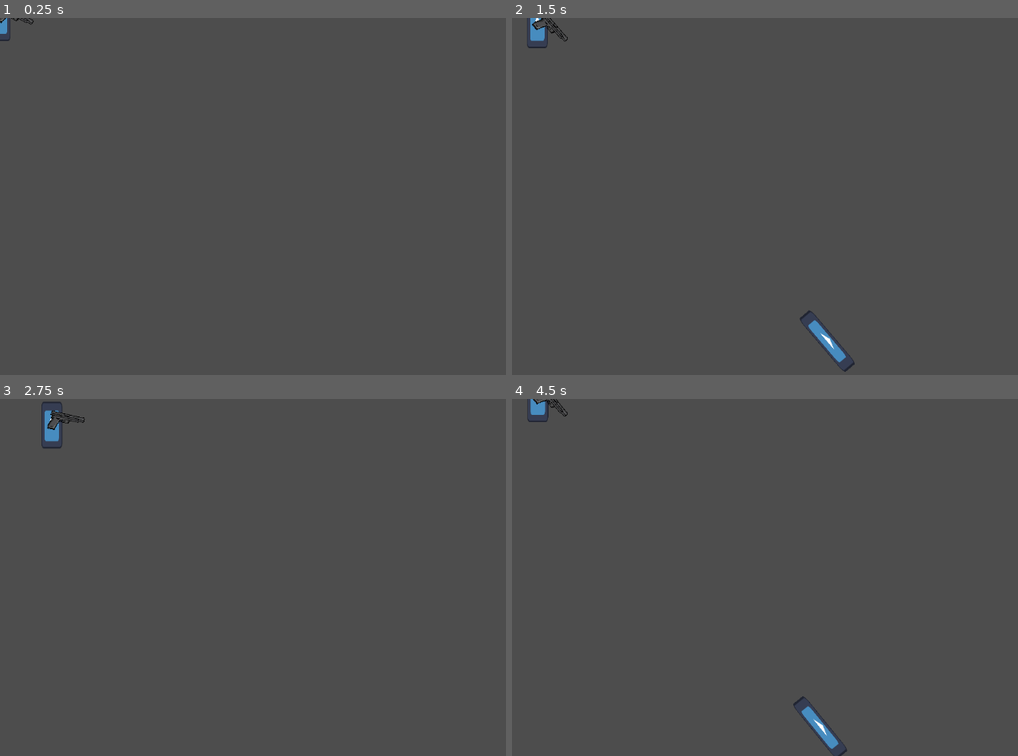
Above: before the commit, frames 1-4 (two rows, left to right).
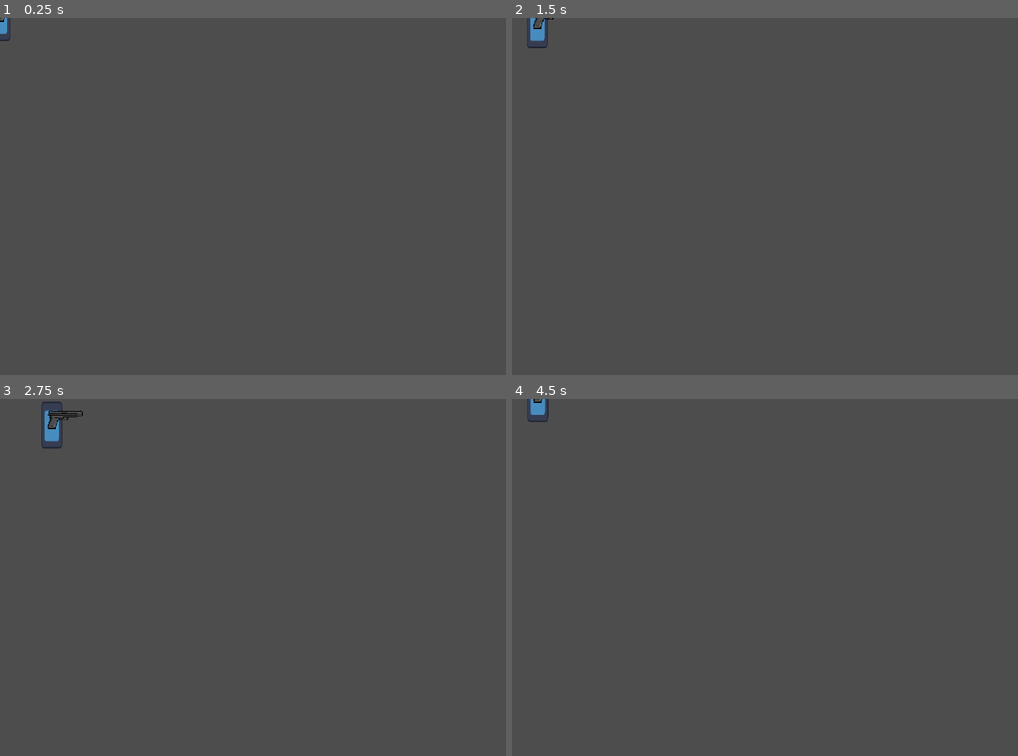
Above: after the commit, the same moments.

Repository: Zeonthestupid/ijustfellonthegame
Game: Godot game, scene res://character/player_scene.tscn
Two runs of this game, one before a commit and one after it. Both use one fixed random seed, a clock stepped at 60 frames per second and the inputs below. Before the commit the project starts from res://scenes/player_scene.tscn. The engine's default icon, where the game draws it, is replaced by a stand-in: a white triangle on a blue panel in a dark square.
Inputs (mouse positions are in pixels of both pictures, inside the frame that each line leads up to):
- Up to frame 1 (0.25 s): no input
- Up to frame 2 (1.5 s): tap Enter at 0.5 s; move the mouse to (972, 178) at 0.52 s; hold D (player_right) 0.53-1.28 s; click (972, 178) at 0.6 s; tap Space at 1.25 s; move the mouse to (704, 214) at 1.27 s; hold S (player_down) from 1.28 s (still down); click (704, 214) at 1.35 s
- Up to frame 3 (2.75 s): move the mouse to (379, 498) at 2.02 s; release S (player_down) at 2.03 s; hold D (player_right) from 2.03 s (still down); click (379, 498) at 2.1 s
- Up to frame 4 (4.5 s): move the mouse to (800, 648) at 2.77 s; release D (player_right) at 2.78 s; hold W (player_up) 2.78-3.53 s; click (800, 648) at 2.85 s; move the mouse to (outside the picture) at 3.52 s; hold A (player_left) from 3.53 s (still down); click (outside the picture) at 3.6 s; move the mouse to (638, 523) at 4.27 s; click (638, 523) at 4.35 s

The runs differ from the first frame. In frame 1, less than 0.1% of the frame differs, in the area x 0-7%, y 0-2%; in frame 2, 0.5%, in the area x 3-68%, y 0-100%; in frame 3, 0.1%; in frame 4, 0.4%.
Error after the commit: Parse Error: Static function "instantiate()" not found in base "res://harpoon_gun/harpoonbullet.gd". (res://harpoon_gun/newharpoon.gd:31)

Commit message:
fixed stuff

Diff:
--- a/character.tscn
+++ b/character/character.tscn
@@ -1,6 +1,6 @@
 [gd_scene format=3 uid="uid://u32ad72no8xc"]
 
-[ext_resource type="Script" uid="uid://cu7v0u6k3cp6o" path="res://Maincharacterscript.gd" id="1_glpr6"]
+[ext_resource type="Script" uid="uid://cu7v0u6k3cp6o" path="res://character/Maincharacterscript.gd" id="1_glpr6"]
 [ext_resource type="Texture2D" uid="uid://caibvm7yiaare" path="res://icon.svg" id="2_pjt0s"]
 
 [sub_resource type="RectangleShape2D" id="RectangleShape2D_pjt0s"]
--- /dev/null
+++ b/character/player_scene.tscn
@@ -0,0 +1,10 @@
+[gd_scene format=3 uid="uid://b3u1pilxnnxnw"]
+
+[ext_resource type="PackedScene" uid="uid://u32ad72no8xc" path="res://character/character.tscn" id="1_oepk2"]
+[ext_resource type="PackedScene" uid="uid://c384rmiytyxwa" path="res://harpoon_gun/harpoon_gun.tscn" id="2_58q2e"]
+
+[node name="Character" type="Node2D" unique_id=26635809]
+
+[node name="CharacterBody2D" parent="." unique_id=286528908 instance=ExtResource("1_oepk2")]
+
+[node name="HarpoonGun" parent="CharacterBody2D" unique_id=1783020617 instance=ExtResource("2_58q2e")]
--- a/harpoon_gun.tscn
+++ /dev/null
@@ -1,15 +0,0 @@
-[gd_scene format=3 uid="uid://c384rmiytyxwa"]
-
-[ext_resource type="Script" uid="uid://cvpf77ppg4l1r" path="res://newharpoon.gd" id="1_yvatc"]
-[ext_resource type="Texture2D" uid="uid://n5esjj8lv6o" path="res://assets/dbk6s0q-ae674f69-f9dd-4a2f-9673-a6049fabe448.png" id="2_dknjj"]
-
-[node name="HarpoonGun" type="Node2D" unique_id=1783020617]
-script = ExtResource("1_yvatc")
-
-[node name="Sprite2D" type="Sprite2D" parent="." unique_id=619925473]
-position = Vector2(24.000008, -10)
-scale = Vector2(0.2475, 0.1875)
-texture = ExtResource("2_dknjj")
-
-[node name="Marker2D" type="Marker2D" parent="." unique_id=1161150252]
-position = Vector2(56, -22)
--- /dev/null
+++ b/harpoon_gun/harpoon_gun.tscn
@@ -0,0 +1,15 @@
+[gd_scene format=3 uid="uid://c384rmiytyxwa"]
+
+[ext_resource type="Script" uid="uid://cvpf77ppg4l1r" path="res://harpoon_gun/newharpoon.gd" id="1_yvatc"]
+[ext_resource type="Texture2D" uid="uid://n5esjj8lv6o" path="res://assets/dbk6s0q-ae674f69-f9dd-4a2f-9673-a6049fabe448.png" id="2_dknjj"]
+
+[node name="HarpoonGun" type="Node2D" unique_id=1783020617]
+script = ExtResource("1_yvatc")
+
+[node name="Sprite2D" type="Sprite2D" parent="." unique_id=619925473]
+position = Vector2(24.000008, -10)
+scale = Vector2(0.2475, 0.1875)
+texture = ExtResource("2_dknjj")
+
+[node name="Marker2D" type="Marker2D" parent="." unique_id=1161150252]
+position = Vector2(56, -22)
--- a/harpoonbullet.tscn
+++ b/harpoon_gun/harpoonbullet.tscn
@@ -1,6 +1,6 @@
 [gd_scene format=3 uid="uid://b7c08oe3jc8sg"]
 
-[ext_resource type="Script" uid="uid://du5l4edle3u43" path="res://harpoonbullet.gd" id="1_8ush6"]
+[ext_resource type="Script" uid="uid://du5l4edle3u43" path="res://harpoon_gun/harpoonbullet.gd" id="1_8ush6"]
 [ext_resource type="Texture2D" uid="uid://caibvm7yiaare" path="res://icon.svg" id="2_e37fq"]
 
 [sub_resource type="RectangleShape2D" id="RectangleShape2D_8ush6"]
--- a/newharpoon.gd
+++ b/harpoon_gun/newharpoon.gd
@@ -1,6 +1,6 @@
 extends Node2D
 
-const BULLET = preload("res://harpoonbullet.tscn")
+const BULLET = preload("res://harpoon_gun/harpoonbullet.gd")
 
 signal harpoon_shot(rotation)
 # Called when the node enters the scene tree for the first time.
--- a/scenes/player_scene.tscn
+++ /dev/null
@@ -1,10 +0,0 @@
-[gd_scene format=3 uid="uid://b3u1pilxnnxnw"]
-
-[ext_resource type="PackedScene" uid="uid://u32ad72no8xc" path="res://character.tscn" id="1_crmta"]
-[ext_resource type="PackedScene" uid="uid://c384rmiytyxwa" path="res://harpoon_gun.tscn" id="2_vefth"]
-
-[node name="Character" type="Node2D" unique_id=26635809]
-
-[node name="CharacterBody2D" parent="." unique_id=286528908 instance=ExtResource("1_crmta")]
-
-[node name="HarpoonGun" parent="CharacterBody2D" unique_id=1783020617 instance=ExtResource("2_vefth")]
Renamed: Maincharacterscript.gd -> character/Maincharacterscript.gd
Renamed: Maincharacterscript.gd.uid -> character/Maincharacterscript.gd.uid
Renamed: harpoonbullet.gd -> harpoon_gun/harpoonbullet.gd
Renamed: harpoonbullet.gd.uid -> harpoon_gun/harpoonbullet.gd.uid
Renamed: newharpoon.gd.uid -> harpoon_gun/newharpoon.gd.uid
Renamed: trident.gd -> trident/trident.gd
Renamed: trident.gd.uid -> trident/trident.gd.uid
Not shown, added: harpoon_gun/harpoon_gun.tscn.depren
Not shown, added: harpoon_gun/harpoon_gun.tscn13037179325.tmp
Not shown, added: harpoon_gun/harpoon_gun.tscn13043162121.tmp
